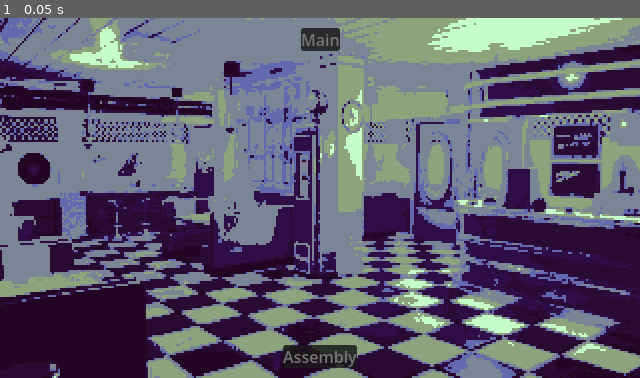
Above: before the commit, frame 1.
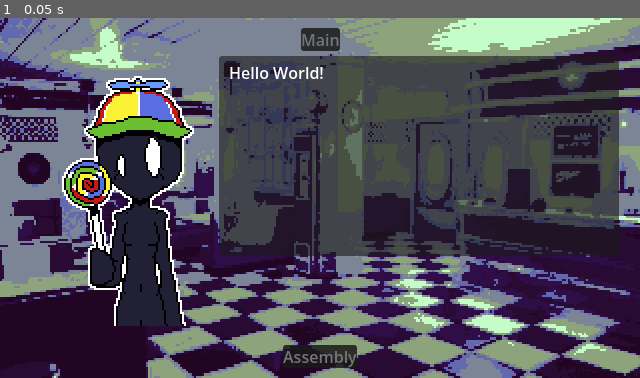
Above: after the commit, the same moment.

Repository: Ashiiru/the-worst-game-jam
Game: Godot game, scene res://Game/Scenes/game.tscn
The game is run twice, just before and just after one commit, with the same random seed, the same clock (stepped at 60 frames per second) and the same inputs. The engine's default icon, where the game draws it, is replaced by a stand-in: a white triangle on a blue panel in a dark square.
Inputs:
- Up to frame 1 (0.05 s): no input

The runs differ from the first frame. In frame 1, 38% of the frame differs, in the area x 9-97%, y 10-86%.

Commit message:
added resource based npc system and barebones dialogue display system

Diff:
--- /dev/null
+++ b/Client/Resources/test_client.tres
@@ -0,0 +1,13 @@
+[gd_resource type="Resource" script_class="ClientResource" format=3 uid="uid://b2un21tgl0b0r"]
+
+[ext_resource type="Script" uid="uid://dmrp27rksh8s1" path="res://Ingredient/Scripts/ingredient_res.gd" id="1_jdrky"]
+[ext_resource type="Script" uid="uid://coil2gln6wkbt" path="res://Client/Scripts/client_res.gd" id="2_gprsu"]
+[ext_resource type="Texture2D" uid="uid://bckhpvamcai7l" path="res://Client/Sprites/silly_small.png" id="3_gprsu"]
+
+[resource]
+script = ExtResource("2_gprsu")
+sprite = ExtResource("3_gprsu")
+name = "Silly V"
+species = 1
+dialogue = Array[String](["Hello World!", "I want a burguer!"])
+metadata/_custom_type_script = "uid://coil2gln6wkbt"
--- /dev/null
+++ b/Client/Scenes/Client.tscn
@@ -0,0 +1,12 @@
+[gd_scene format=3 uid="uid://cca67gw1n6xvn"]
+
+[ext_resource type="Script" uid="uid://dhpfjkf72q3b1" path="res://Client/Scripts/client.gd" id="1_nppyt"]
+[ext_resource type="Texture2D" uid="uid://bkaisaovyo2jy" path="res://icon.svg" id="2_icrag"]
+
+[node name="Client" type="Node2D" unique_id=1362351619]
+script = ExtResource("1_nppyt")
+
+[node name="Sprite" type="Sprite2D" parent="." unique_id=108372022]
+position = Vector2(140, 180)
+scale = Vector2(2, 2)
+texture = ExtResource("2_icrag")
--- /dev/null
+++ b/Client/Scripts/client.gd
@@ -0,0 +1,10 @@
+class_name Client
+extends Node2D
+
+@onready var sprite: Sprite2D = $Sprite
+
+@export var client_resource : ClientResource
+
+
+func _ready() -> void:
+	sprite.texture = client_resource.sprite
--- /dev/null
+++ b/Client/Scripts/client_res.gd
@@ -0,0 +1,8 @@
+class_name ClientResource
+extends Resource
+
+@export var sprite : Texture2D
+@export var name : String
+@export var species : Species.Species
+@export_multiline var dialogue : Array[String]
+@export var order : Array[IngredientRes]
--- /dev/null
+++ b/Client/Scripts/species.gd
@@ -0,0 +1,3 @@
+class_name Species
+
+enum Species {HUMAN, ALIEN}
--- /dev/null
+++ b/DialogueBox/Scenes/DialogueBox.tscn
@@ -0,0 +1,26 @@
+[gd_scene format=3 uid="uid://b7t5ejnhabcsv"]
+
+[ext_resource type="Script" uid="uid://2bau0ii0kegw" path="res://DialogueBox/Scripts/dialogue_box.gd" id="1_qbo1a"]
+
+[node name="DialogueBox" type="PanelContainer" unique_id=1237435382]
+custom_minimum_size = Vector2(400, 200)
+offset_right = 1.0
+script = ExtResource("1_qbo1a")
+
+[node name="Margin" type="MarginContainer" parent="." unique_id=1558019663]
+layout_mode = 2
+theme_override_constants/margin_left = 10
+theme_override_constants/margin_top = 5
+theme_override_constants/margin_right = 10
+theme_override_constants/margin_bottom = 5
+
+[node name="Label" type="RichTextLabel" parent="Margin" unique_id=1528819320]
+layout_mode = 2
+bbcode_enabled = true
+text = "Text"
+
+[node name="Button" type="Button" parent="." unique_id=1280547294]
+self_modulate = Color(1, 1, 1, 0)
+layout_mode = 2
+
+[connection signal="pressed" from="Button" to="." method="_on_button_pressed"]
--- /dev/null
+++ b/DialogueBox/Scripts/dialogue_box.gd
@@ -0,0 +1,24 @@
+class_name DialogueBox
+extends PanelContainer
+
+@onready var label: RichTextLabel = $Margin/Label
+
+var stored_dialogue : Array[String]
+var curr_dialogue : int
+
+func store_dialogue(dialogue : Array[String]) -> void:
+	stored_dialogue = dialogue
+	curr_dialogue = 0
+	display_dialogue()
+
+
+func display_dialogue() -> void:
+	label.text = stored_dialogue[curr_dialogue]
+
+
+func _on_button_pressed() -> void:
+	if curr_dialogue < stored_dialogue.size() - 1:
+		curr_dialogue += 1
+	else:
+		curr_dialogue = 0
+	display_dialogue()
--- a/Game/Scenes/game.tscn
+++ b/Game/Scenes/game.tscn
@@ -6,6 +6,7 @@
 [ext_resource type="PackedScene" uid="uid://kiifyhjtyhnv" path="res://Ingredient/Scenes/IngredientContainer.tscn" id="3_0648w"]
 [ext_resource type="Texture2D" uid="uid://dde3vh6b46o3g" path="res://Game/Sprites/dinner_temp.png" id="3_mye37"]
 [ext_resource type="Resource" uid="uid://l30mj7v8h2hh" path="res://Ingredient/Resources/tomato.tres" id="4_7uvsw"]
+[ext_resource type="PackedScene" uid="uid://b7t5ejnhabcsv" path="res://DialogueBox/Scenes/DialogueBox.tscn" id="4_s1wwj"]
 [ext_resource type="Resource" uid="uid://eiiy8osg4lxs" path="res://Ingredient/Resources/lettuce.tres" id="4_xa23u"]
 [ext_resource type="PackedScene" uid="uid://dmbgx7ed2hr33" path="res://ScreenSwapper/Scenes/ScreenSwapper.tscn" id="8_f7b1t"]
 
@@ -23,6 +24,12 @@
 position = Vector2(320, 180)
 scale = Vector2(1, 1.125)
 texture = ExtResource("3_mye37")
+
+[node name="DialogueBox" parent="World" unique_id=1237435382 instance=ExtResource("4_s1wwj")]
+offset_left = 219.0
+offset_top = 38.0
+offset_right = 619.0
+offset_bottom = 238.0
 
 [node name="Burger" parent="World" unique_id=1648165308 instance=ExtResource("2_8se0m")]
 modulate = Color(1, 0.33333337, 0, 1)
--- a/Game/Scripts/game.gd
+++ b/Game/Scripts/game.gd
@@ -7,6 +7,9 @@
 @onready var screen_swapper_main: ScreenSwapper = $HUD/ScreenSwapperMain
 @onready var screen_swapper_assembly: ScreenSwapper = $HUD/ScreenSwapperAssembly
 
+@onready var dialogue_box: DialogueBox = $World/DialogueBox
+
+
 @onready var burger: Burger = $World/Burger
 @onready var ingredient_container: IngredientContainer = $World/IngredientContainer
 @onready var ingredient_container_2: IngredientContainer = $World/IngredientContainer2
@@ -14,6 +17,8 @@
 
 
 var selected_ingredient : Ingredient = null
+
+var current_client : Client = null
 
 
 func _ready() -> void:
@@ -23,6 +28,23 @@
 	burger.selected.connect(_on_burger_selected)
 	ingredient_container.selected.connect(_on_ingredient_selected)
 	ingredient_container_2.selected.connect(_on_ingredient_selected)
+
+	add_client()
+
+
+func add_client() -> void:
+	#TODO: missing code to pick out a random client
+	var new_client : Client = preload("res://Client/Scenes/Client.tscn").instantiate()
+	new_client.client_resource = preload("res://Client/Resources/test_client.tres")
+	current_client = new_client
+	#TODO: adding needs to place it in the right layer
+	world.add_child(new_client)
+	display_client_dialogue()
+
+
+func display_client_dialogue() -> void:
+	#TODO: missing cypher system
+	dialogue_box.store_dialogue(current_client.client_resource.dialogue)
 
 
 func _on_screen_swapper_selected(location : String) -> void:
--- a/Ingredient/Scripts/burger.gd
+++ b/Ingredient/Scripts/burger.gd
@@ -1,5 +1,5 @@
 class_name Burger
-extends Control
+extends PanelContainer
 
 signal selected
 
--- a/Ingredient/Scripts/ingredient.gd
+++ b/Ingredient/Scripts/ingredient.gd
@@ -9,5 +9,5 @@
 func _ready() -> void:
 	sprite.texture = ingredient_resource.sprite
 
-func _process(delta: float) -> void:
+func _process(_delta: float) -> void:
 	self.position = get_global_mouse_position()
--- a/Ingredient/Scripts/ingredient_container.gd
+++ b/Ingredient/Scripts/ingredient_container.gd
@@ -1,5 +1,5 @@
 class_name IngredientContainer
-extends Control
+extends PanelContainer
 
 signal selected
 
--- a/ScreenSwapper/Scripts/screen_swapper.gd
+++ b/ScreenSwapper/Scripts/screen_swapper.gd
@@ -1,5 +1,5 @@
 class_name ScreenSwapper
-extends Control
+extends PanelContainer
 
 @onready var label: Label = $Label
 
Not shown, added: Client/Scripts/client.gd.uid
Not shown, added: Client/Scripts/client_res.gd.uid
Not shown, added: Client/Scripts/species.gd.uid
Binary file added: Client/Sprites/silly_small.png
Not shown, added: Client/Sprites/silly_small.png.import
Not shown, added: DialogueBox/Scripts/dialogue_box.gd.uid
